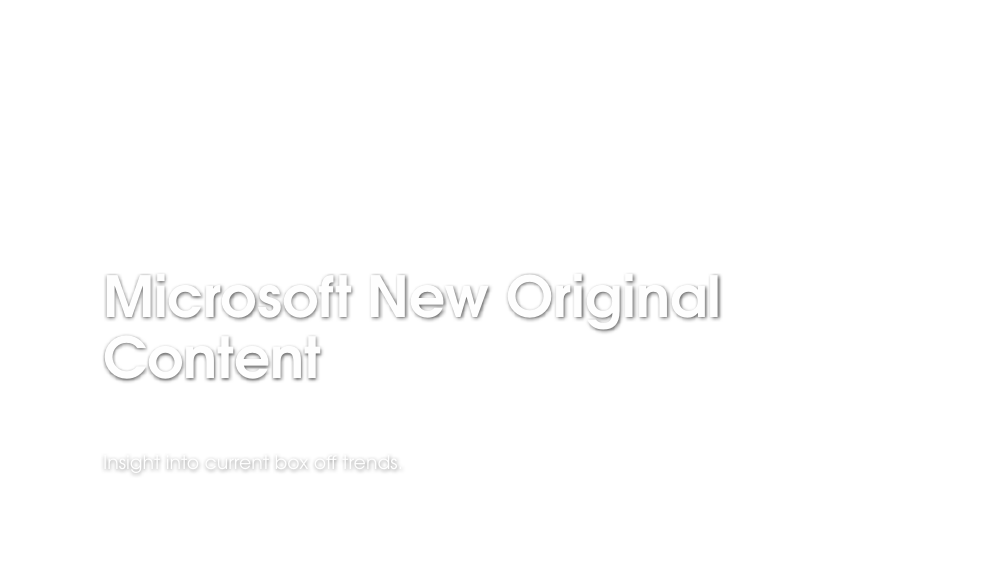
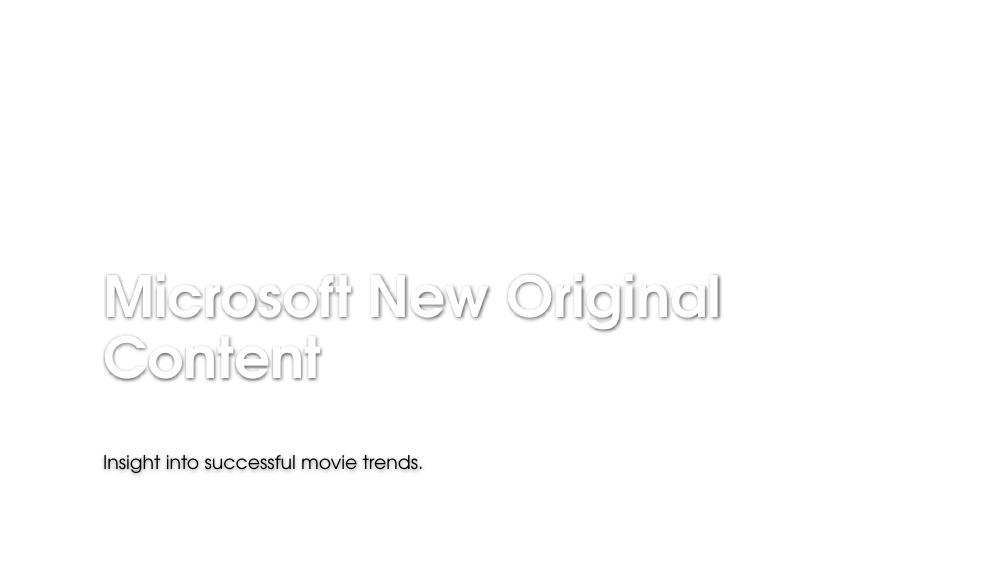
Before and after one commit to rustyb08/phase_1_project, a slide deck: slide 1 of Microsoft Original Content.pptx. Drawn at 1008x567 pixels with LibreOffice and Linux fonts; fonts in the diff are those of the drawing; background and template pictures are left out. Boxes give left, top, right and bottom in pixels: in the first picture for what was removed or moved away, otherwise in the second. Text is boxed around its words. In the diff, an @@ line names an element or a change of style, - is before the commit and + after.

```diff
--- a/Microsoft Original Content.pptx
+++ b/Microsoft Original Content.pptx
@@ subtitle at (103, 455, 424, 473): text changed; text colour #FFFFFF to #000000 @@
-Insight into current box off trends.
+Insight into successful movie trends.
```
Also in this commit, not shown: 10 other slides changed, 4 slides added, 3 other files.
